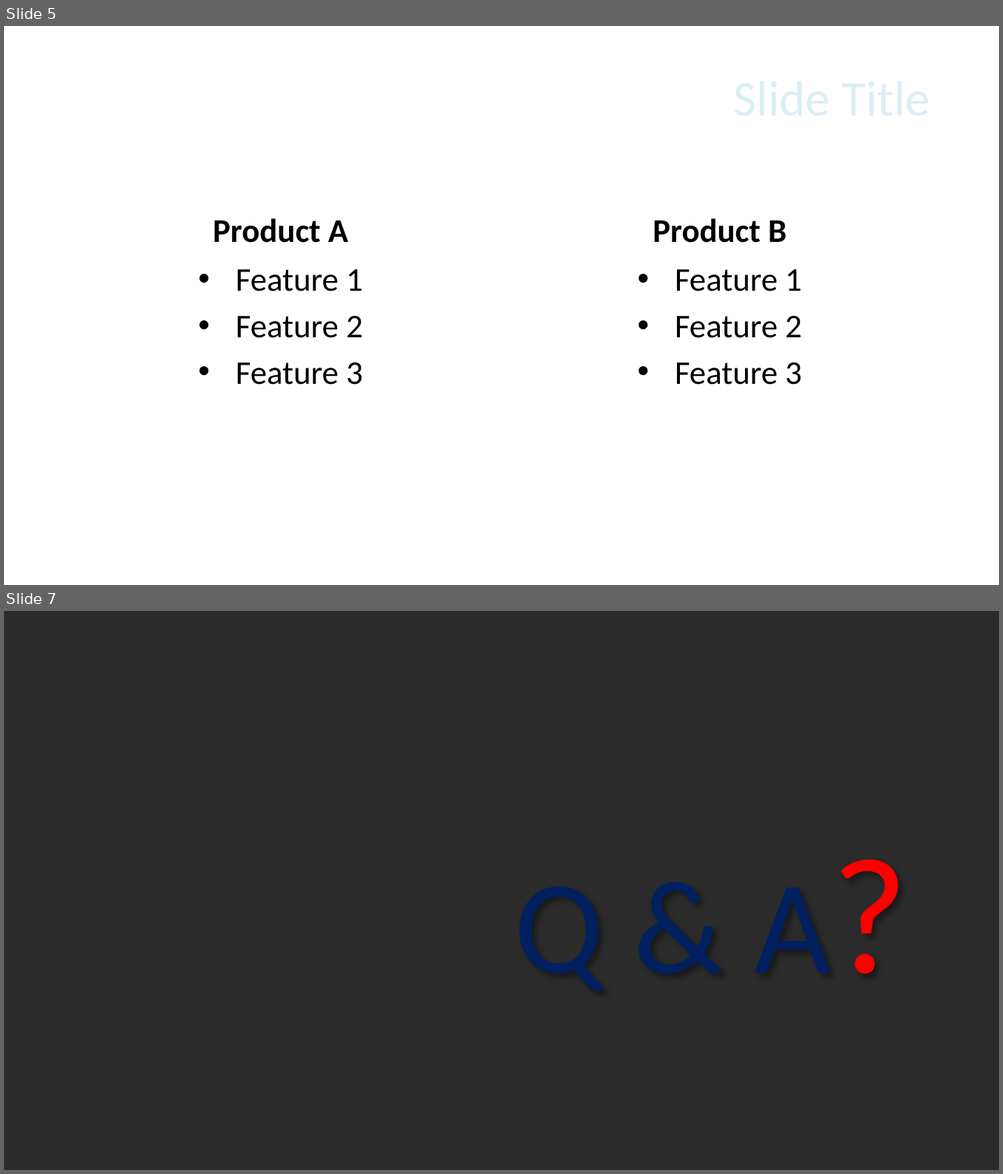
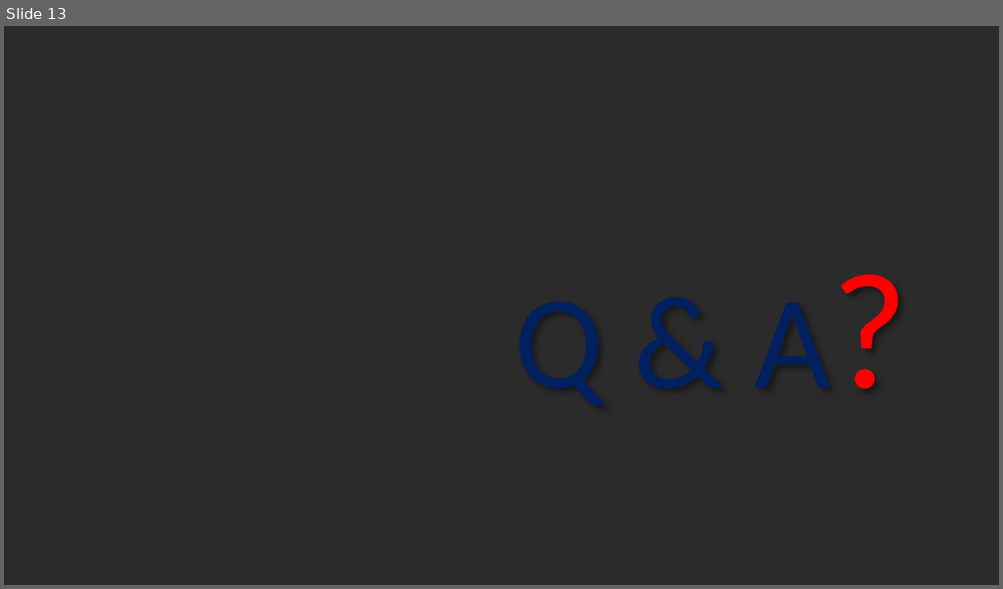
Before and after one commit to anoxtovo/docc, a slide deck: Doctor Channeling edited.pptx. Shown one above the other, each under a label of ours: slides 5 and 7 before the commit, slide 13 after it; the slides between them are not shown. The pictures are 1003x1174 and 1003x589 pixels, drawn with LibreOffice and Linux fonts; fonts in the diff are those of the drawing; background and template pictures are left out; a plain dark background stands for a picture behind light text. Boxes give left, top, right and bottom in pixels: in the first picture for what was removed or moved away, otherwise in the second. Text is boxed around its words. In the diff, an @@ line names an element or a change of style, - is before the commit and + after.

```diff
--- a/Doctor Channeling edited.pptx
+++ b/Doctor Channeling edited.pptx
@@ slide 5 removed at <box>4,26,999,585</box>, background picture (left out) @@
@@ title removed at <box>60,55,940,138</box> @@
-Slide Title
@@ text removed at <box>213,218,348,243</box> @@
-Product A
@@ text removed at <box>652,218,786,243</box> @@
-Product B
@@ text removed at <box>236,269,363,385</box> @@
-• Feature 1
-• Feature 2
-• Feature 3
@@ text removed at <box>674,269,802,385</box> @@
-• Feature 1
-• Feature 2
-• Feature 3
@@ what was slide 7 is now slide 13 @@
```
Also in this commit, not shown: 1 slide changed, 8 slides added, 1 other slide removed, 4 other files.
